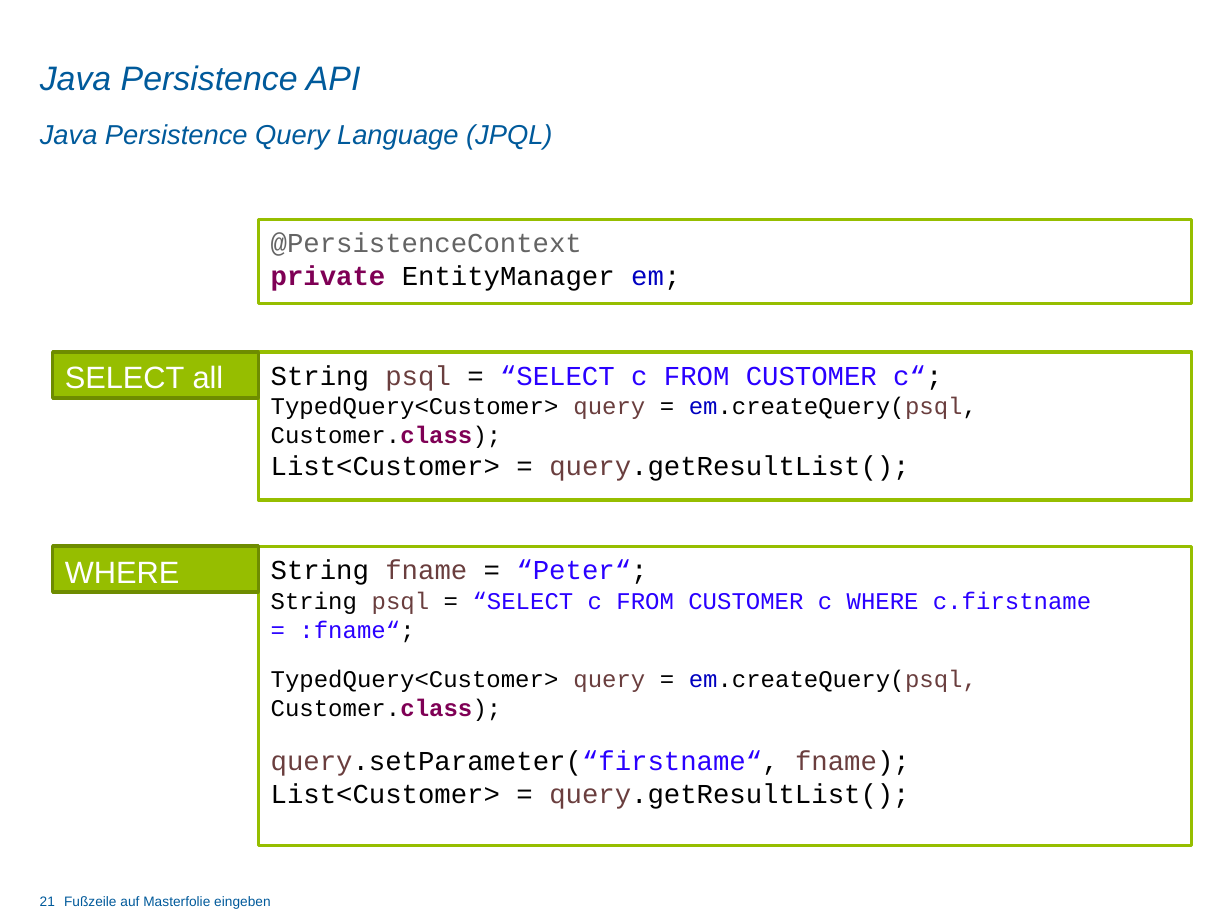
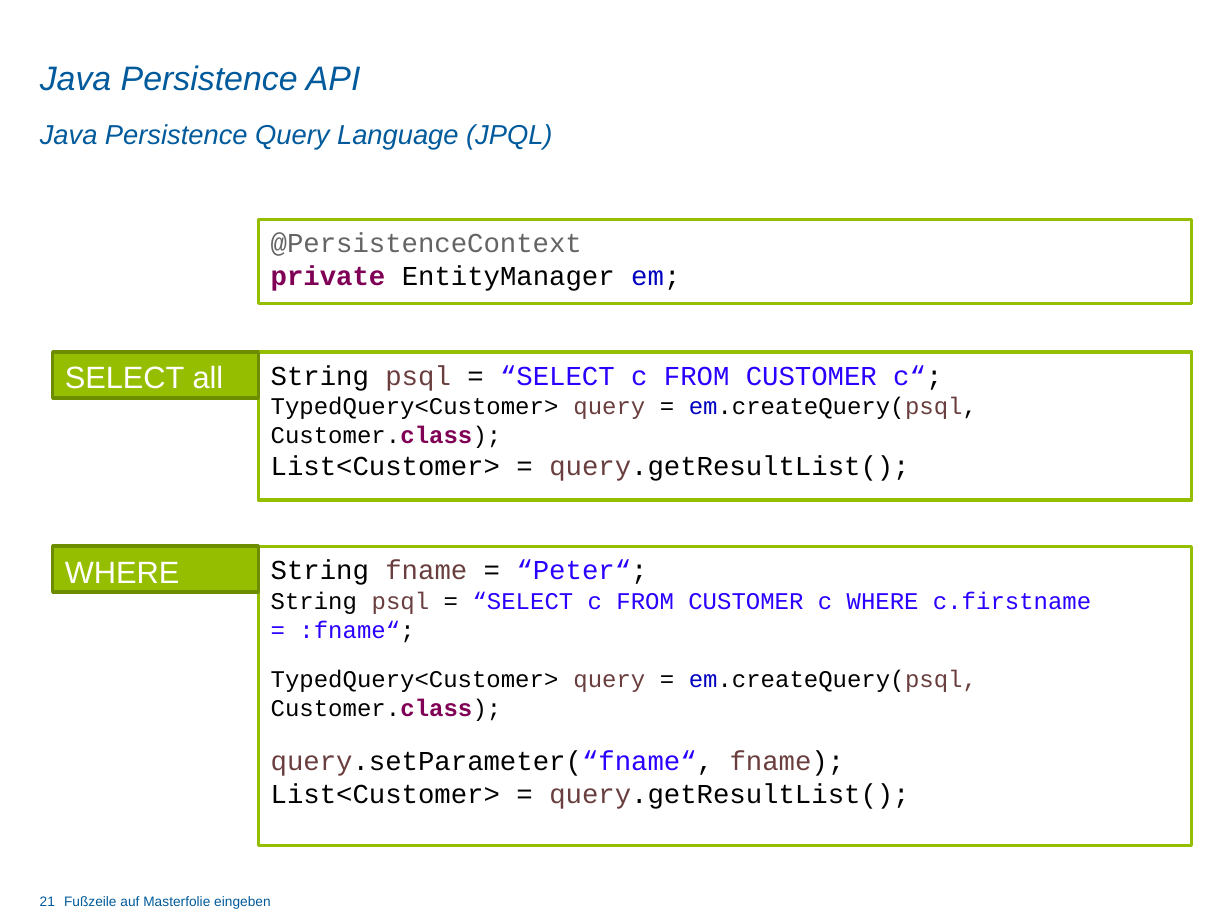
Before and after one commit to chw9022/iis_thema_1, a slide deck: slide 21 of Präsentation/Präsentation_V1.pptx. Drawn at 1232x924 pixels with LibreOffice and Linux fonts; fonts in the diff are those of the drawing; background and template pictures are left out. Boxes give left, top, right and bottom in pixels: in the first picture for what was removed or moved away, otherwise in the second. Text is boxed around its words. In the diff, an @@ line names an element or a change of style, - is before the commit and + after.

```diff
--- a/Präsentation/Präsentation_V1.pptx
+++ b/Präsentation/Präsentation_V1.pptx
@@ text in rectangle at (271, 751, 845, 776): text changed @@
-query.setParameter(“firstname“, fname);
+query.setParameter(“fname“, fname);
```
Also in this commit, not shown: 1 other slide changed, 3 other files.
